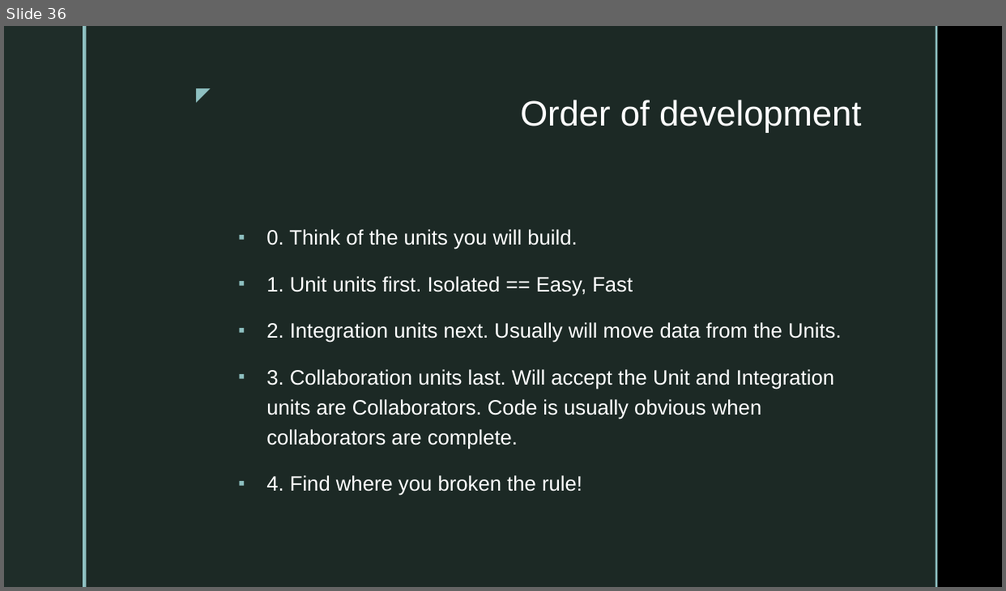
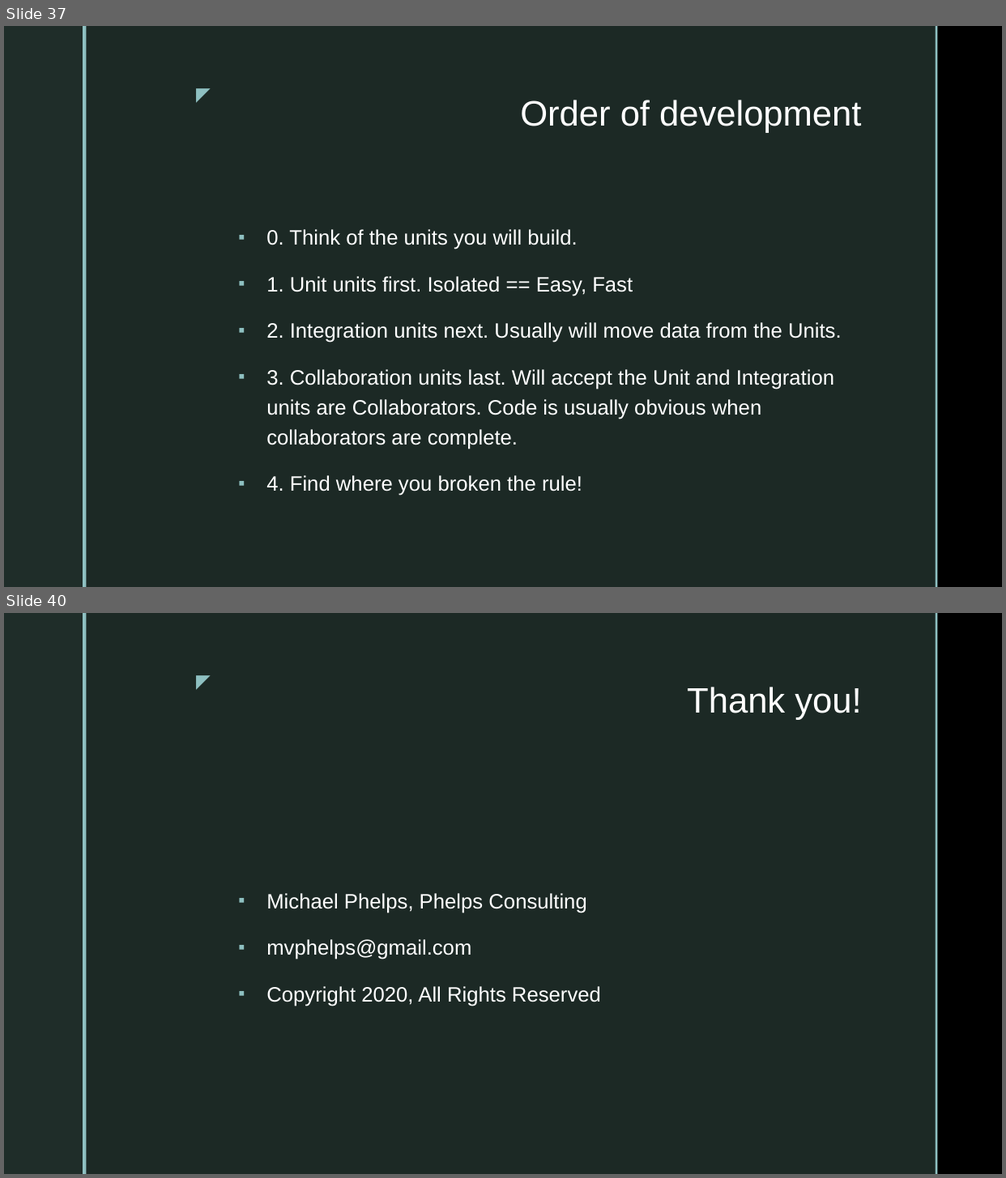
Before and after one commit to mvphelps/SingleTestabilityPrinciple, a slide deck: SingleTestabilityPrinciple.pptx. Shown one above the other, each under a label of ours: slide 36 before the commit, slides 37 and 40 after it; the slides between them are not shown. The pictures are 1006x591 and 1006x1178 pixels, drawn with LibreOffice and Linux fonts; fonts in the diff are those of the drawing; background and template pictures are left out. Boxes give left, top, right and bottom in pixels: in the first picture for what was removed or moved away, otherwise in the second. Text is boxed around its words. In the diff, an @@ line names an element or a change of style, - is before the commit and + after.

```diff
--- a/SingleTestabilityPrinciple.pptx
+++ b/SingleTestabilityPrinciple.pptx
@@ slide 40 added at (x1=4, y1=613, x2=1002, y2=1174), background picture (left out); not listed: 5 template elements that a slide beside it also shows @@
@@ title added at (x1=687, y1=687, x2=861, y2=720), 34 pt, text #FFFFFF @@
+Thank you!
@@ text added at (x1=266, y1=893, x2=601, y2=1007), 20 pt, text #FFFFFF @@
+▪ Michael Phelps, Phelps Consulting
+▪ mvphelps@gmail.com
+▪ Copyright 2020, All Rights Reserved
@@ what was slide 36 is now slide 37 @@
```
Also in this commit, not shown: 3 slides changed, 2 other slides added.
